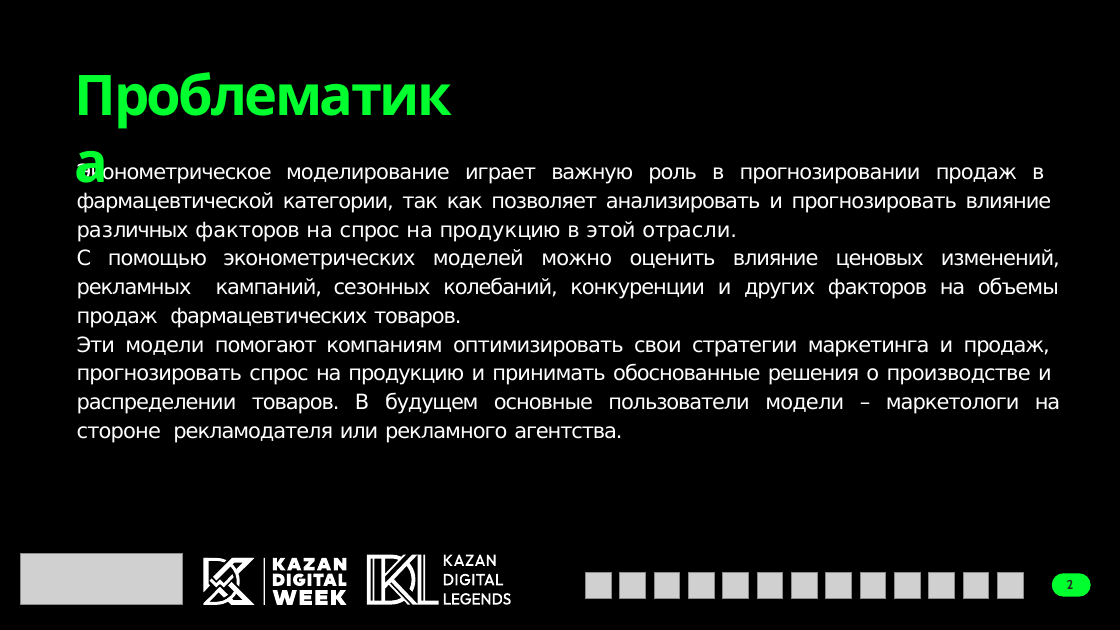
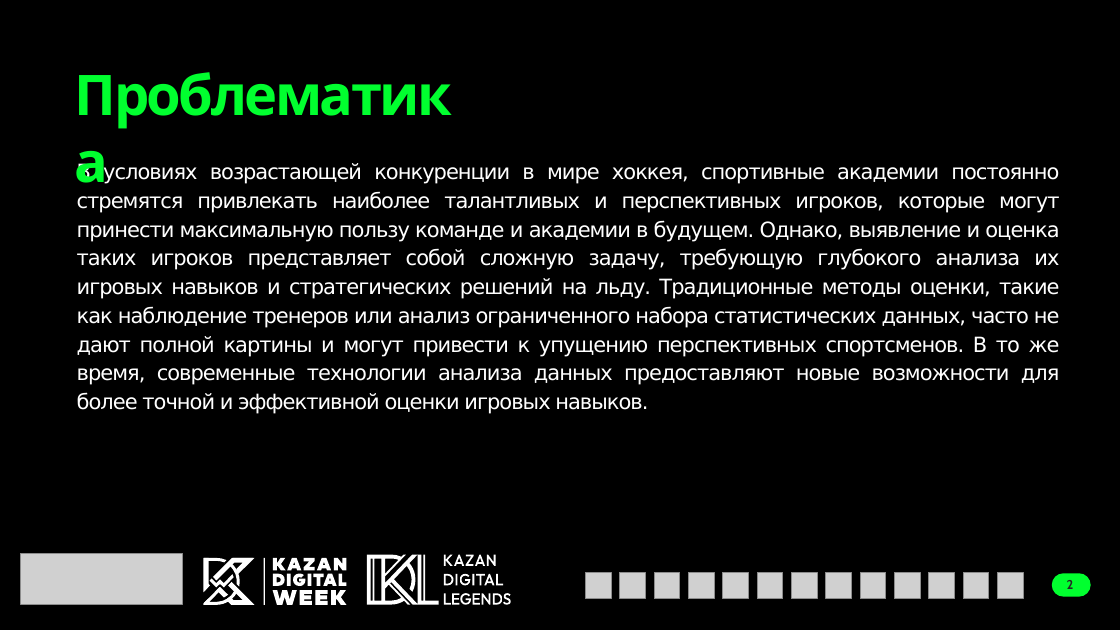
Before and after one commit to simeonkolchin/techstorm_hack_22_08_2024, a slide deck: slide 2 of bazuka_arms.pptx. Drawn at 1120x630 pixels with LibreOffice and Linux fonts; fonts in the diff are those of the drawing; grey boxes stand for pictures. Boxes give left, top, right and bottom in pixels: in the first picture for what was removed or moved away, otherwise in the second. Text is boxed around its words. In the diff, an @@ line names an element or a change of style, - is before the commit and + after.

```diff
--- a/bazuka_arms.pptx
+++ b/bazuka_arms.pptx
@@ text at <box>77,162,1060,414</box>: text changed @@
-Эконометрическое моделирование играет важную роль в прогнозировании продаж в фармацевтической категории, так как позволяет анализировать и прогнозировать влияние различных факторов на спрос на продукцию в этой отрасли.
-С помощью эконометрических моделей можно оценить влияние ценовых изменений, рекламных кампаний, сезонных колебаний, конкуренции и других факторов на объемы продаж фармацевтических товаров.
-Эти модели помогают компаниям оптимизировать свои стратегии маркетинга и продаж, прогнозировать спрос на продукцию и принимать обоснованные решения о производстве и распределении товаров. В будущем основные пользователи модели – маркетологи на стороне рекламодателя или рекламного агентства.
+В условиях возрастающей конкуренции в мире хоккея, спортивные академии постоянно стремятся привлекать наиболее талантливых и перспективных игроков, которые могут принести максимальную пользу команде и академии в будущем. Однако, выявление и оценка таких игроков представляет собой сложную задачу, требующую глубокого анализа их игровых навыков и стратегических решений на льду. Традиционные методы оценки, такие как наблюдение тренеров или анализ ограниченного набора статистических данных, часто не дают полной картины и могут привести к упущению перспективных спортсменов. В то же время, современные технологии анализа данных предоставляют новые возможности для более точной и эффективной оценки игровых навыков.
```
Also in this commit, not shown: 3 other slides changed, 3 other files.
